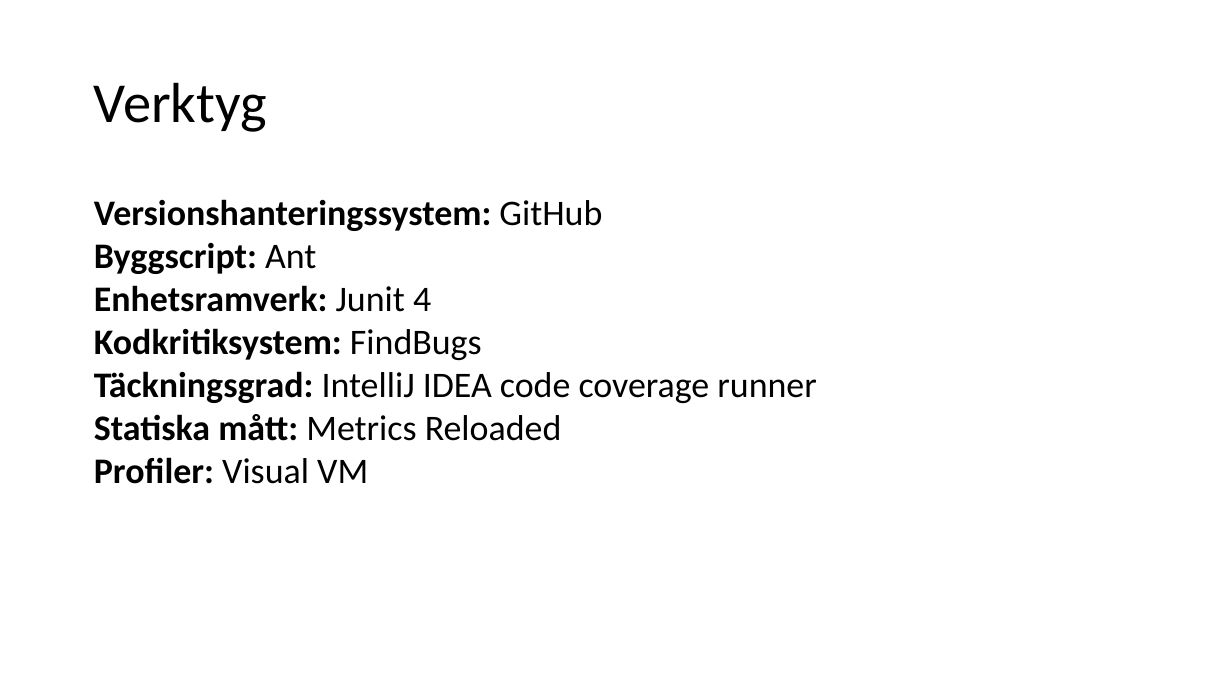
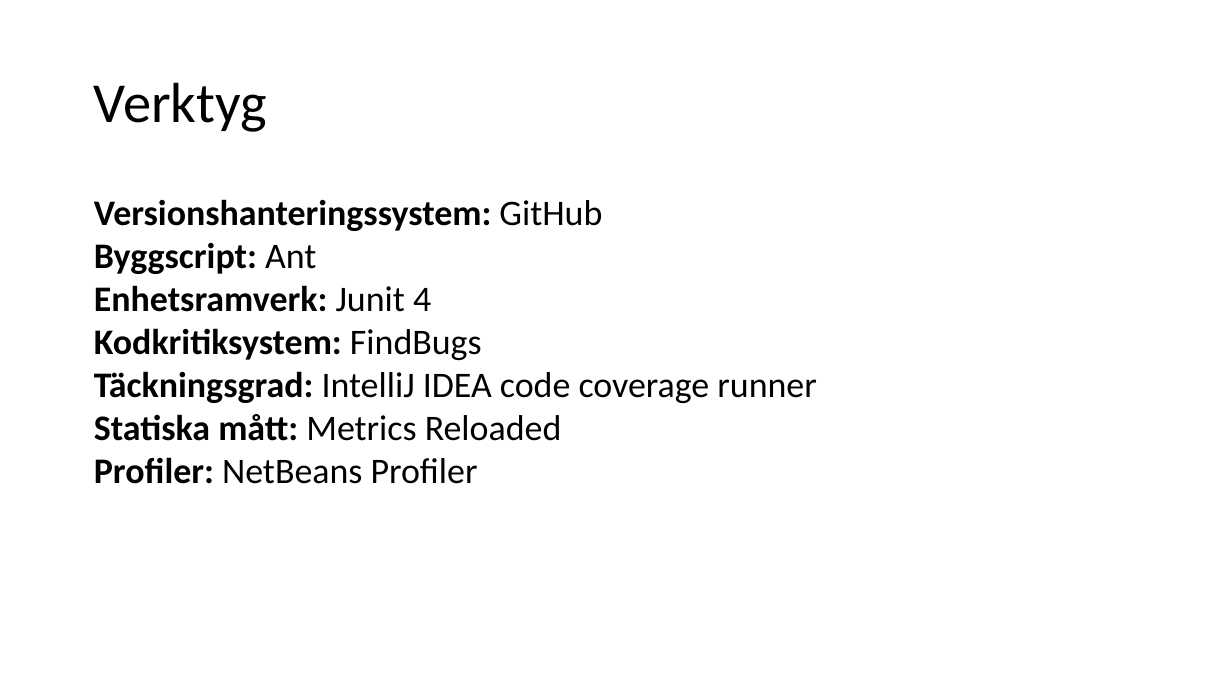
Before and after one commit to fyrtio2/projektINTE, a slide deck: slide 2 of 01 Dokumentation/slutredovisning.pptx. Drawn at 1232x693 pixels with LibreOffice and Linux fonts; fonts in the diff are those of the drawing. Boxes give left, top, right and bottom in pixels: in the first picture for what was removed or moved away, otherwise in the second. Text is boxed around its words. In the diff, an @@ line names an element or a change of style, - is before the commit and + after.

Commit message:
pptx

```diff
--- a/01 Dokumentation/slutredovisning.pptx
+++ b/01 Dokumentation/slutredovisning.pptx
@@ text at [94, 457, 478, 484]: text changed; bold off @@
-Profiler: Visual VM
+Profiler: NetBeans Profiler
```
Also in this commit, not shown: 2 other slides changed, 1 slide added.
